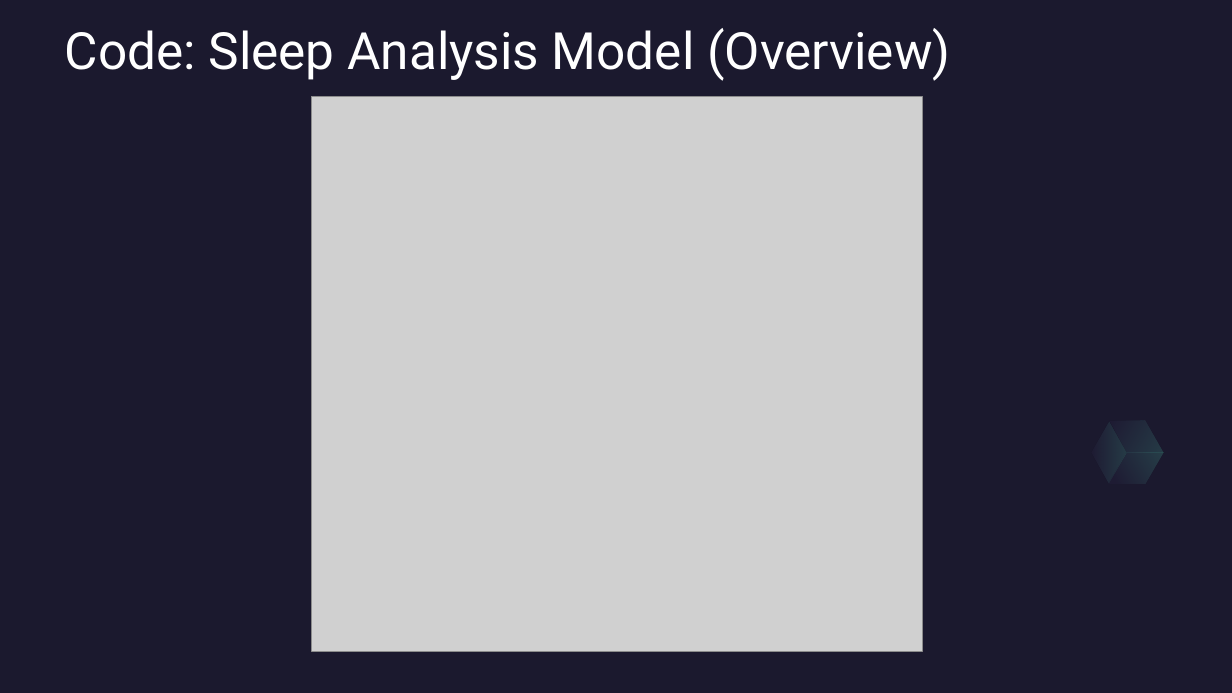
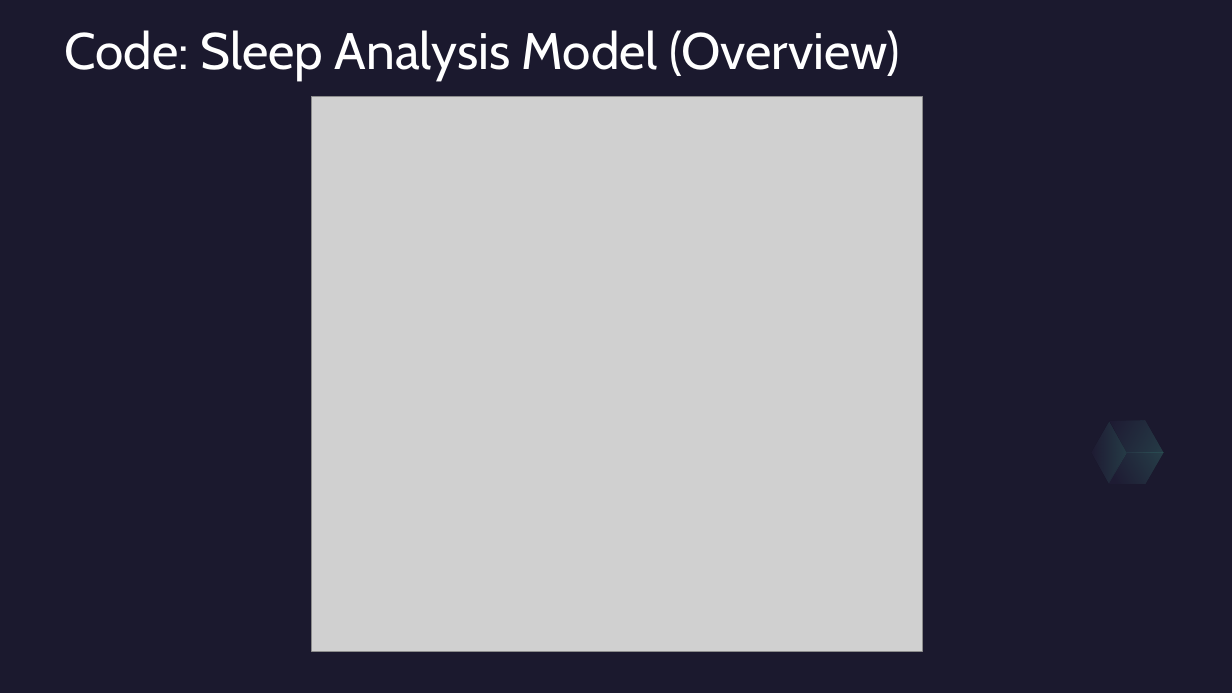
Before and after one commit to Generic-alias/Mini-Project-group-8, a slide deck: slide 7 of Project Files/Presentations/Group_8Implementation.pptx. Drawn at 1232x693 pixels with LibreOffice and Linux fonts; fonts in the diff are those of the drawing; grey boxes stand for pictures. Boxes give left, top, right and bottom in pixels: in the first picture for what was removed or moved away, otherwise in the second. Text is boxed around its words. In the diff, an @@ line names an element or a change of style, - is before the commit and + after.

```diff
--- a/Project Files/Presentations/Group_8Implementation.pptx
+++ b/Project Files/Presentations/Group_8Implementation.pptx
@@ title "Code: Sleep Analysis Model (Overview)" at [65,30,901,80]: font Roboto to Cabin @@
```
Also in this commit, not shown: 26 other slides changed, 17 other files.
